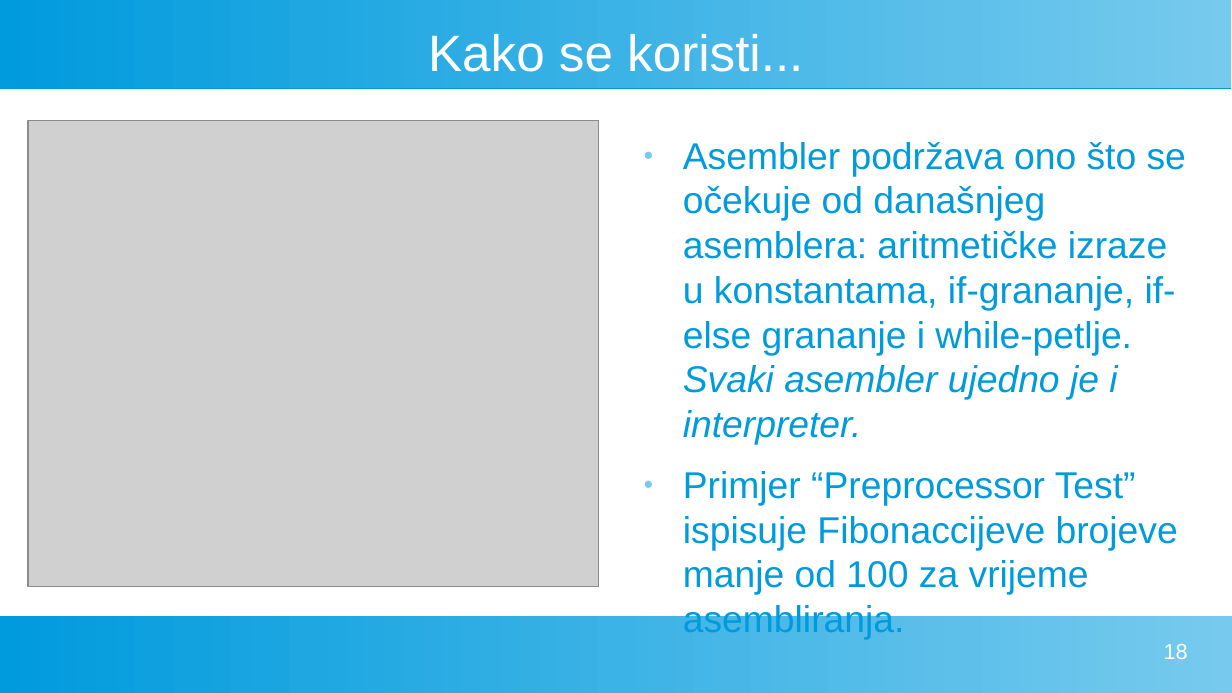
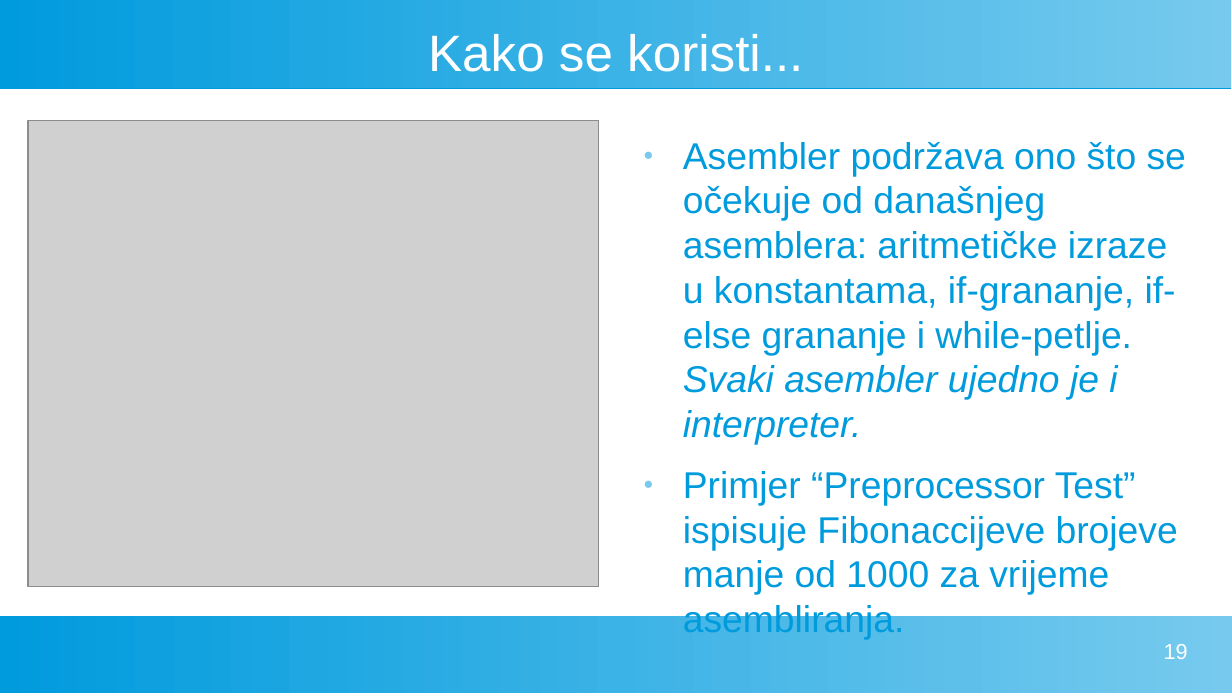
Before and after one commit to FlatAssembler/PicoBlaze_Simulator_in_JS, a slide deck: slide 19 of seminar/PicoBlaze.odp (slide 18 before the commit). Drawn at 1232x693 pixels with LibreOffice and Linux fonts; fonts in the diff are those of the drawing; grey boxes stand for pictures. Boxes give left, top, right and bottom in pixels: in the first picture for what was removed or moved away, otherwise in the second. Text is boxed around its words. In the diff, an @@ line names an element or a change of style, - is before the commit and + after.

```diff
--- a/seminar/PicoBlaze.odp
+++ b/seminar/PicoBlaze.odp
@@ text at [683, 471, 1178, 595]: text changed @@
-● Primjer “Preprocessor Test” ispisuje Fibonaccijeve brojeve manje od 100 za vrijeme asembliranja.
+● Primjer “Preprocessor Test” ispisuje Fibonaccijeve brojeve manje od 1000 za vrijeme asembliranja.
@@ page number at [1164, 644, 1188, 659]: text changed @@
-18
+19
```
Also in this commit, not shown: 2 other slides changed, 1 slide added, 1 other file.
